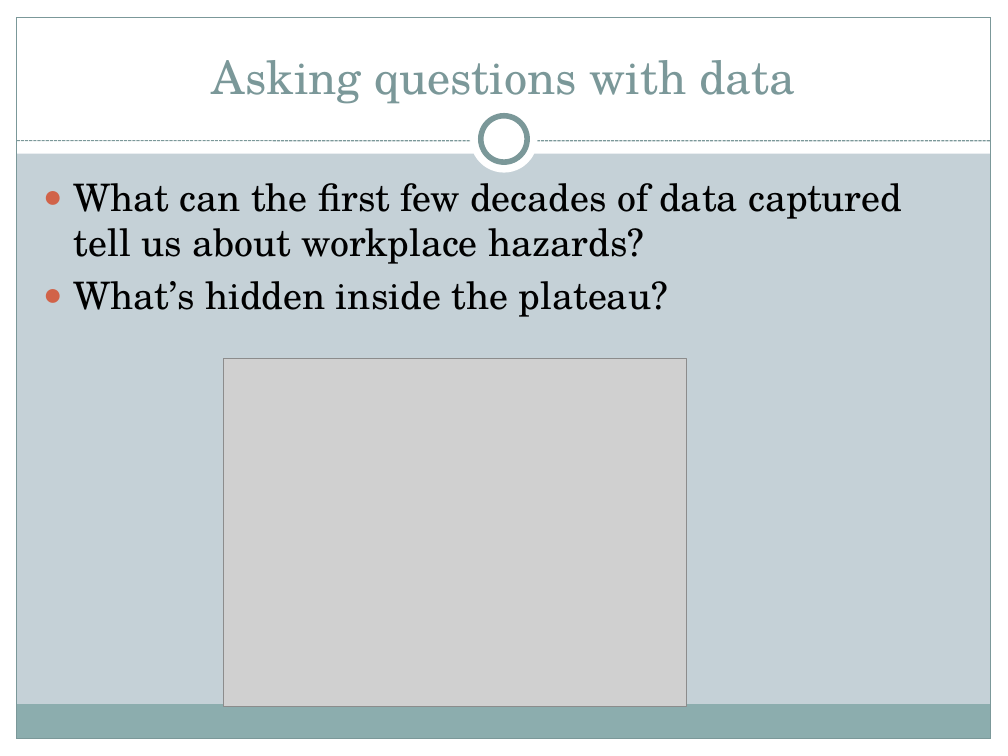
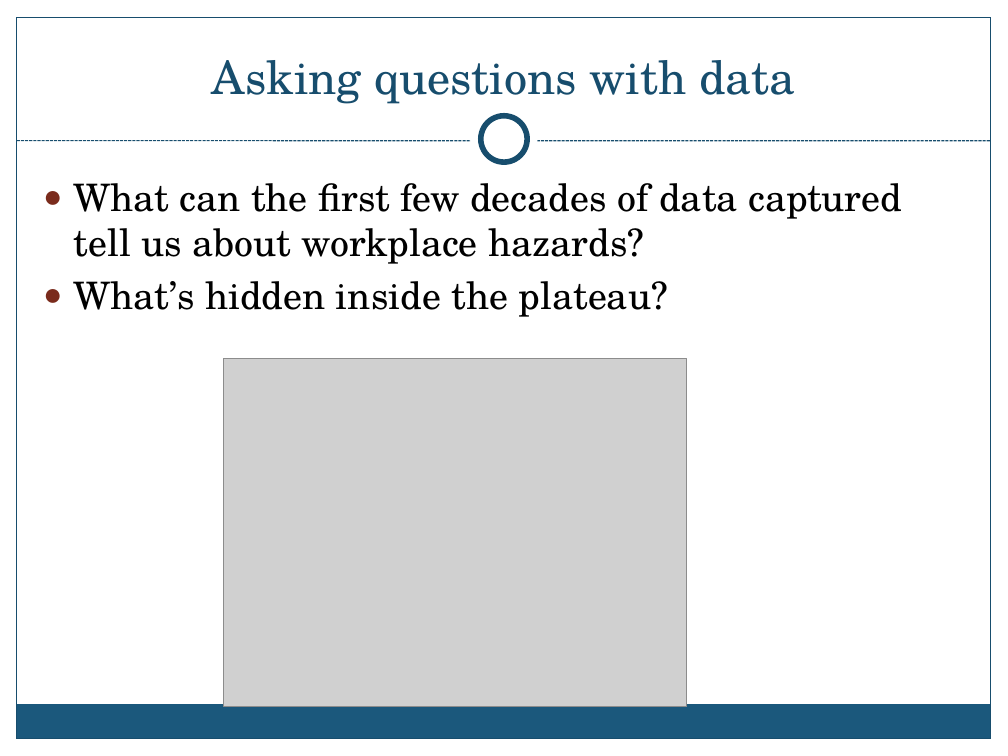
Before and after one commit to OSHADataDoor/OshaScrapy, a slide deck: slide 3 of presentation/DIDCtalk.pptx. Drawn at 1008x756 pixels with LibreOffice and Linux fonts; fonts in the diff are those of the drawing; grey boxes stand for pictures; background and template pictures are left out. Boxes give left, top, right and bottom in pixels: in the first picture for what was removed or moved away, otherwise in the second. Text is boxed around its words. In the diff, an @@ line names an element or a change of style, - is before the commit and + after.

```diff
--- a/presentation/DIDCtalk.pptx
+++ b/presentation/DIDCtalk.pptx
@@ background #C5D1D7 to picture (left out) @@
@@ rectangle at (17,17,991,739): outline #7C999A 0.75 pt to #184E6D 0.75 pt @@
@@ title "Asking questions with data" at (212,60,795,104): text colour #7C999A to #184E6D @@
@@ ellipse at (481,116,527,162): outline #7C999A 4 pt to #184E6D 4 pt @@
@@ line (17, 141) - (991, 141): stroke #7C999A 0.75 pt dashed to #184E6D 0.75 pt dashed @@
@@ text "What can the first few ..." at (73,183,902,317): bullet colour #D16349 to #7A2B1C @@
@@ rectangle at (16,705,990,739): fill #8CADAE to #1B587C @@
@@ rectangle removed at (0,739,1008,756) @@
```
Also in this commit, not shown: 10 other slides changed, 1 slide added, 1 other file.
